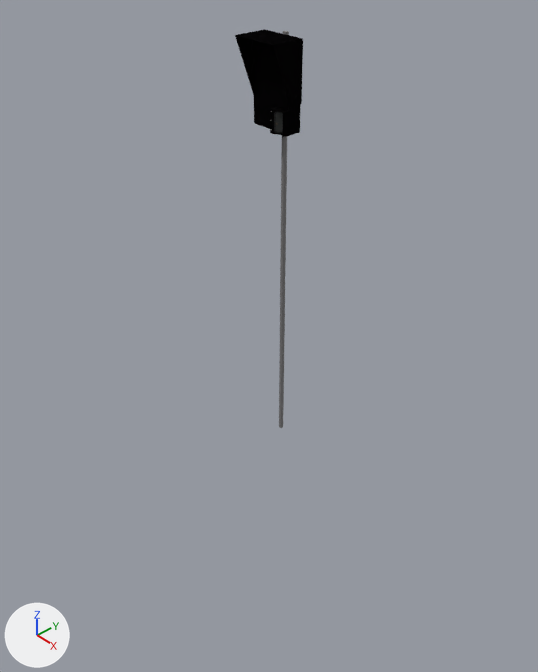
One commit to the Blender file DGSs-Safedock-T2-24/Safedock-T2-24.blend: the scene before it, then after it.
Rendered twice from a 50 mm lens placed at (9.48, -8.9, 9.28), pointed at (-0.84, 0.45, -0.08). Every picture has the same lights, and +X, +Y and +Z are marked at lower left.

The older version as bpy lines, for what is in view:
```python
me_cube = bpy.data.meshes.new('Cube')
me_cube.from_pydata(...)  # 75 vertices, 50 faces; spans x -0.45..0.45, y -0.41..0.0, z 0.0..1.52
me_cube.materials.append(mat_material)  # picture img_safedock_t2_24_png
me_cube_001 = bpy.data.meshes.new('Cube.001')
me_cube_001.from_pydata(...)  # 16 vertices, 12 faces; spans x -0.005..0.466, y -0.642..0.008, z 0.496..1.537
me_cube_001.materials.append(mat_material)  # picture img_safedock_t2_24_png
me_cube_002 = bpy.data.meshes.new('Cube.002')
me_cube_002.from_pydata(...)  # a box spanning x -0.45..0.45, y -0.27..-0.01, z 5.0..6.52
me_cube_002.materials.append(mat_material)  # picture img_safedock_t2_24_png
me_cylinder_003 = bpy.data.meshes.new('Cylinder.003')
me_cylinder_003.from_pydata(...)  # a 16-sided cylinder along z spanning x -0.05..0.05, y -0.05..0.05, z -4.28..4.28
me_cylinder_003.materials.append(mat_material)  # picture img_safedock_t2_24_png
ob_box_detailed = bpy.data.objects.new('Box detailed', me_cube)
ob_box_detailed.location = (0.0, 0.0, 5.0)
ob_box_simple = bpy.data.objects.new('Box simple', me_cube_002)
ob_box_simple.location = (0.0, 0.0, 0.0)
ob_canopy = bpy.data.objects.new('Canopy', me_cube_001)
ob_canopy.location = (0.0, 0.0, 5.0)
_m = ob_canopy.modifiers.new('Mirror', 'MIRROR')
ob_pole = bpy.data.objects.new('Pole', me_cylinder_003)
ob_pole.location = (0.0, 0.06, 2.29)
```
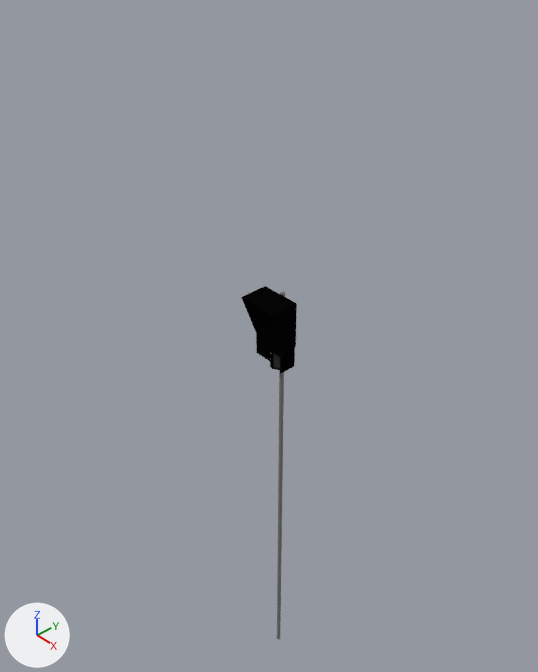
The change, as a list of edits to the scene's bpy script:
```text
Change me_cube_002:
    where me_cube_002.from_pydata(...)  # 8 vertices, 6 faces; spans x -0.45..0.45, y -0.27..-0.01, z 5.0..6.52
    used by ob_box_simple; location = (0.0, 0.0, 0.0)
    me_cube_002 part 1: the whole mesh is moved by (0.0, 0.0, -5.0)
Change ob_box_detailed:
    ob_box_detailed.location: (0.0, 0.0, 5.0) -> (0.0, 0.0, 0.0)
Change ob_canopy:
    ob_canopy.location: (0.0, 0.0, 5.0) -> (0.0, 0.0, 0.0)
Change ob_pole:
    ob_pole.location: (0.0, 0.06, 2.29) -> (0.0, 0.06, -2.71)
```

Where the change shows, as pixel boxes [x1, y1, x2, y2] in the pictures (538 x 672 px):
'Canopy', moved
    before: [235, 29, 303, 107]
    after: [241, 286, 297, 352]
'Box simple', mesh moved
    before: [253, 40, 300, 134]
    after: [256, 306, 295, 371]
'Pole', moved
    before: [279, 31, 289, 428]
    after: [277, 291, 285, 639]
'Box detailed', moved
    before: [270, 104, 301, 138]
    after: [270, 348, 295, 374]
